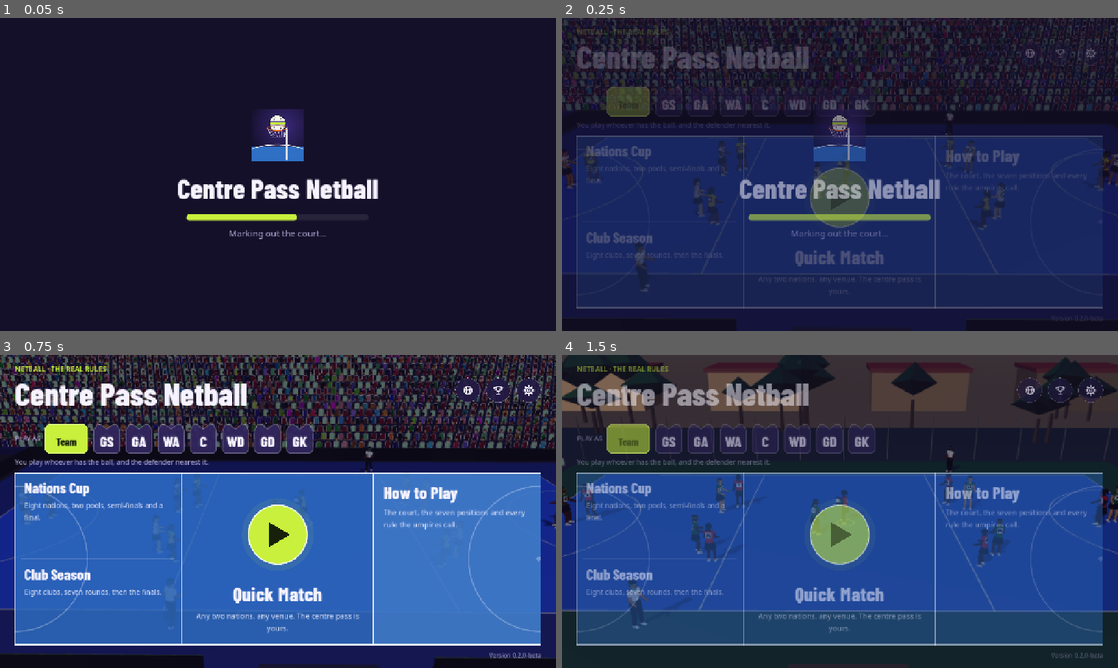
Above: before the commit, frames 1-4 (two rows, left to right).
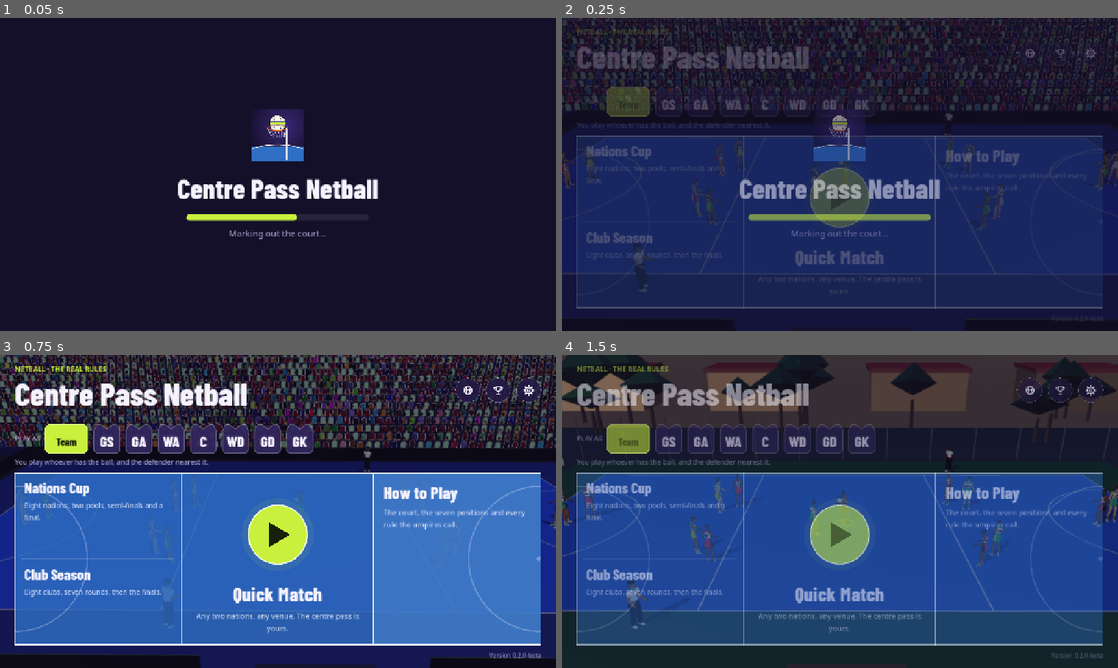
Above: after the commit, the same moments.

Repository: joshnason8-lab/ghost-kit-pages
Game: Godot game, scene res://main.tscn
The game is run twice, just before and just after one commit, with the same random seed, the same clock (stepped at 60 frames per second) and the same inputs.
Inputs (mouse positions are in pixels of both pictures, inside the frame that each line leads up to):
- Up to frame 1 (0.05 s): no input
- Up to frame 2 (0.25 s): no input
- Up to frame 3 (0.75 s): tap Enter at 0.5 s; move the mouse to (400, 495) at 0.52 s; hold D from 0.53 s (still down); tap J at 0.6 s; click (400, 495) at 0.67 s
- Up to frame 4 (1.5 s): tap Space at 0.77 s; release D at 1.25 s; click (589, 380) at 1.25 s

Frame 1 is identical in both runs. In frame 2, 2.5% of the frame differs, in the area x 0-100%, y 0-100%; in frame 3, 13%; in frame 4, 1.8%.

Commit message:
The players are the owner's model, running with the Mixamo Fast_Run
HeroBody (game/hero_body.gd) draws the 14 players with the baked model on ToonBody's skeleton: its shader paints
the dress's navy in the team's dress colour and the light blue panels in the trim, keeps the white socks and
shoes, tints skin and hair per player, and paints the bib with the position's letters front and back from the
rest position in UV2 (no extra draw call). ToonBody takes per-model offsets, Quaternion poses and hands the
outline to the players' materials; umpires keep it.

Moving players take legs and body from Walking, Running and Fast_Run, blended by speed and phase-locked to the
stride; free arms too, while catches, passes, marking and holding keep the code's arms. Tests: the model, the
umpire, the bib's letters, the run clip at speed, the sprint's phase. tests/player_view.tscn shows the model up
close; screenshots.gd takes an optional graphics level; hero.json goes into the exports. Perf (arena): Low 94
draw calls / 33k triangles, Medium 110 / 196k, High 147 / 405k.

Co-Authored-By: Claude Opus 5.5 <noreply@anthropic.com>
Claude-Session: https://claude.ai/code/session_017CzG23FxV2MAZaGUFTP3f3

Diff:
--- a/netball-game/game/body.gd
+++ b/netball-game/game/body.gd
@@ -1,5 +1,6 @@
 class_name ToonBody
 extends Node3D
+## The umpires' figure (the players are HeroBody, the owner's model, on this same skeleton and its poses).
 ## A netball player built in code: a skinned mesh on a Skeleton3D (the same humanoid bones as Takraw Smash's bodies,
 ## so a Meshy model rigged to those names can take its place, docs/MESHY_BRIEF.md), posed each frame from joint angles
 ## (Poses). A woman's build: a fitted playing dress with a short flared skirt, compression shorts under it, a bib with
@@ -39,10 +40,12 @@
 var look := {}          # skin, dress, trim, bib, shoe, hair (Colors), hair_style (int), height (m), pos (bib letters)
 var pose := {}
 var _idx := {}
-var _rest := {}
+var _rest := {}         # bone -> rest position (model space)
+var _hips := Vector3.ZERO
 
 static var _toon_mat: ShaderMaterial
 static var _outline_mat: ShaderMaterial
+static var _also_outlined := []   # other bodies' materials that take the outline with _toon_mat (HeroBody's)
 static var _cache := {}  # look key -> ArrayMesh
 
 
@@ -53,6 +56,7 @@
 func _ready() -> void:
 	skeleton = Skeleton3D.new()
 	add_child(skeleton)
+	var off := _offsets()
 	var acc := {}
 	for i in BONES.size():
 		var b: Array = BONES[i]
@@ -60,22 +64,34 @@
 		_idx[b[0]] = i
 		if int(b[1]) >= 0:
 			skeleton.set_bone_parent(i, int(b[1]))
-		skeleton.set_bone_rest(i, Transform3D(Basis.IDENTITY, b[2]))
-		skeleton.set_bone_pose_position(i, b[2])
-		acc[b[0]] = (acc[BONES[int(b[1])][0]] if int(b[1]) >= 0 else Vector3.ZERO) + b[2]
+		skeleton.set_bone_rest(i, Transform3D(Basis.IDENTITY, off[i]))
+		skeleton.set_bone_pose_position(i, off[i])
+		acc[b[0]] = (acc[BONES[int(b[1])][0]] if int(b[1]) >= 0 else Vector3.ZERO) + off[i]
 	_rest = acc
+	_hips = off[0]
 	var h := float(look.get("height", 1.75))
 	scale = Vector3.ONE * (h / 1.76)
 	mesh_instance = MeshInstance3D.new()
-	mesh_instance.mesh = _mesh()
 	mesh_instance.cast_shadow = GeometryInstance3D.SHADOW_CASTING_SETTING_ON if Game.shadows_enabled() else GeometryInstance3D.SHADOW_CASTING_SETTING_OFF
 	skeleton.add_child(mesh_instance)
 	mesh_instance.skeleton = NodePath("..")
+	_dress()
+
+
+## Each bone's offset from its parent at rest (HeroBody: the owner's model's own).
+func _offsets() -> Array:
+	return BONES.map(func(b): return b[2])
+
+
+## The mesh and its material.
+func _dress() -> void:
+	mesh_instance.mesh = _mesh()
 	mesh_instance.material_override = material(int(Game.settings.graphics) > Game.GFX_LOW)
 
 
 ## The shared cel-shaded material (with its outline pass on Medium and High). Parts are coloured by vertex; the bib's
-## letters come from the strip, inked dark on a light bib and light on a dark one.
+## letters come from the strip, inked dark on a light bib and light on a dark one. The players' own materials
+## (HeroBody, in _also_outlined) take the outline on and off with it.
 static func material(outline: bool) -> ShaderMaterial:
 	if _toon_mat == null:
 		var sh := Shader.new()
@@ -115,11 +131,8 @@
 """
 		_outline_mat = ShaderMaterial.new()
 		_outline_mat.shader = osh
-	if outline:
-		if _toon_mat.next_pass == null:
-			_toon_mat.next_pass = _outline_mat
-	else:
-		_toon_mat.next_pass = null
+	for m: ShaderMaterial in [_toon_mat] + _also_outlined:
+		m.next_pass = _outline_mat if outline else null
 	return _toon_mat
 
 
@@ -135,16 +148,19 @@
 	return skeleton.global_transform * skeleton.get_bone_global_pose(i).origin
 
 
-## Puts the skeleton in the pose (bone -> degrees), with hips_y lifting the body (m).
+## Puts the skeleton in the pose (bone -> degrees, or a Quaternion: the clips), with hips_y lifting the body (m).
 func apply(p: Dictionary) -> void:
 	pose = p
 	if skeleton == null:
 		return
 	for i in BONES.size():
 		var n: String = BONES[i][0]
-		var e: Vector3 = p.get(n, Vector3.ZERO)
-		skeleton.set_bone_pose_rotation(i, Basis.from_euler(Vector3(deg_to_rad(e.x), deg_to_rad(e.y), deg_to_rad(e.z)), EULER_ORDER_YXZ).get_rotation_quaternion())
-	skeleton.set_bone_pose_position(0, BONES[0][2] + Vector3(0, float(p.get("hips_y", 0.0)), float(p.get("hips_fwd", 0.0))))
+		var e: Variant = p.get(n, Vector3.ZERO)
+		if e is Quaternion:
+			skeleton.set_bone_pose_rotation(i, e)
+		else:
+			skeleton.set_bone_pose_rotation(i, Basis.from_euler(Vector3(deg_to_rad(e.x), deg_to_rad(e.y), deg_to_rad(e.z)), EULER_ORDER_YXZ).get_rotation_quaternion())
+	skeleton.set_bone_pose_position(0, _hips + Vector3(0, float(p.get("hips_y", 0.0)), float(p.get("hips_fwd", 0.0))))
 
 
 # ---------------------------------------------------------------- the mesh
--- /dev/null
+++ b/netball-game/game/hero_body.gd
@@ -0,0 +1,210 @@
+class_name HeroBody
+extends ToonBody
+## A netball player drawn with the owner's model (assets/player, baked by tools/player): a textured player in a
+## netball dress, on the same seventeen bones as ToonBody, so every pose in Poses plays on her unchanged, and the
+## Mixamo clips (hero.json "clips": the model's own Walking and Running, and Fast_Run, the sprint shared with Hurling)
+## are poses on those bones too. One model for all fourteen: the shader paints her team's colours over the dress's
+## navy and the light blue of its panels (the mask says where the dress, the trim, the hair and the skin are), keeps
+## the white of the socks and shoes, gives her own skin tone and hair, and paints the bib with her position's letters
+## on the front and back of the chest from where each point sits at rest (UV2), so the bib costs no extra draw call
+## and never comes off the body. Umpires keep ToonBody.
+
+const DIR := "res://assets/player/"
+## The bib, in the rest stance (m): its top and bottom against the chest joint, and its half width.
+const BIB_TOP := 0.04
+const BIB_BOTTOM := -0.185
+const BIB_HALF := 0.118
+
+static var _data := {}
+static var _meshes := []        # [hi, lo]
+static var _shader: Shader
+static var _albedo: Texture2D
+static var _kit: Texture2D
+static var _letters: Texture2D
+static var _mats := {}          # look key -> ShaderMaterial
+static var _q := {}             # clip -> its frames as Quaternions
+
+
+## The baked model's data (offsets, the torso, clips, the kit's mean colours), loaded once.
+static func data() -> Dictionary:
+	if _data.is_empty():
+		_data = JSON.parse_string(FileAccess.get_file_as_string(DIR + "hero.json"))
+	return _data
+
+
+## How long one cycle of a looped clip is (s).
+static func cycle(name: String) -> float:
+	var c: Dictionary = data().clips[name]
+	return float(c.frames.size() - 1) / float(c.fps)
+
+
+## A clip at t seconds (looped if loop): [each of ToonBody.BONES' turns as a Quaternion, the hips' lift (m)];
+## between two frames each bone turns the short way.
+static func clip_pose(name: String, t: float, loop := false) -> Array:
+	if not _q.has(name):
+		_q[name] = _frames(name)
+	var frames: Array = _q[name]
+	var n := frames.size()
+	var f := t * float(data().clips[name].fps)
+	f = fposmod(f, float(n - 1)) if loop else clampf(f, 0.0, float(n - 1))
+	var i := mini(int(f), n - 2)
+	var w := f - i
+	var a: Array = frames[i]
+	var b: Array = frames[i + 1]
+	var turns := []
+	turns.resize(BONES.size())
+	for j in BONES.size():
+		turns[j] = (a[j] as Quaternion).slerp(b[j], w)
+	return [turns, lerpf(a[BONES.size()], b[BONES.size()], w)]
+
+
+## A looped stride clip at a stride phase (0-1 a stride pair; the left thigh furthest forward at 1/4, as in
+## Poses.run), so the clip's feet keep the pace the player's speed sets.
+static func stride_pose(name: String, phase: float) -> Array:
+	var c: Dictionary = data().clips[name]
+	return clip_pose(name, float(c.left_forward) + (phase - 0.25) * cycle(name), true)
+
+
+## A clip's frames as Quaternions (the file keeps degrees), made once: [17 turns..., hips_y] a frame.
+static func _frames(name: String) -> Array:
+	var out := []
+	for fr: Dictionary in data().clips[name].frames:
+		var row := []
+		for bn in BONES:
+			var e: Array = fr[bn[0]]
+			row.append(turn(Vector3(e[0], e[1], e[2])))
+		row.append(float(fr.hips_y))
+		out.append(row)
+	return out
+
+
+## A pose's turn as a Quaternion, whether it is held as degrees (Euler YXZ) or already a Quaternion.
+static func turn(v: Variant) -> Quaternion:
+	if v is Quaternion:
+		return v
+	var e: Vector3 = v * (PI / 180.0)
+	return Basis.from_euler(e, EULER_ORDER_YXZ).get_rotation_quaternion()
+
+
+func _offsets() -> Array:
+	var off: Dictionary = data().offsets
+	var out := []
+	for b in BONES:
+		var a: Array = off[b[0]]
+		out.append(Vector3(a[0], a[1], a[2]))
+	return out
+
+
+func _dress() -> void:
+	if _meshes.is_empty():
+		_meshes = [load(DIR + "hero_hi.res"), load(DIR + "hero_lo.res")]
+	var low := int(Game.settings.graphics) == Game.GFX_LOW
+	mesh_instance.mesh = _meshes[1 if low else 0]
+	var mat := _material()
+	# The outline as the umpires have it, on Medium and High (ToonBody.material switches it with theirs).
+	mat.next_pass = ToonBody.material(not low).next_pass
+	mesh_instance.material_override = mat
+
+
+func _material() -> ShaderMaterial:
+	var key := "%s|%s|%s|%s|%s|%s" % [look.get("dress"), look.get("trim"), look.get("bib"), look.get("skin"),
+		look.get("hair"), look.get("pos", "")]
+	if _mats.has(key):
+		return _mats[key]
+	if _shader == null:
+		_shader = Shader.new()
+		_shader.code = SHADER
+		_albedo = load(DIR + "hero_albedo.jpg")
+		_kit = load(DIR + "hero_mask.png")
+		_letters = load("res://assets/ui/bib_letters.png")
+	var mat := ShaderMaterial.new()
+	mat.shader = _shader
+	mat.set_shader_parameter("albedo", _albedo)
+	mat.set_shader_parameter("kit", _kit)
+	mat.set_shader_parameter("letters", _letters)
+	mat.set_shader_parameter("dress", look.get("dress", Color("2f6fc4")))
+	mat.set_shader_parameter("trim", look.get("trim", Color.WHITE))
+	mat.set_shader_parameter("skin", look.get("skin", Color("c48f62")))
+	mat.set_shader_parameter("hair", look.get("hair", Color("1a1410")))
+	var bib: Color = look.get("bib", Color("f4f4f4"))
+	mat.set_shader_parameter("bib", bib)
+	mat.set_shader_parameter("ink", Color(0.07, 0.07, 0.09) if bib.get_luminance() > 0.5 else Color(0.97, 0.97, 0.97))
+	mat.set_shader_parameter("letter", LETTERS.find(String(look.get("pos", ""))))
+	var ref: Dictionary = data().ref
+	for k in ["dress", "trim", "hair", "skin"]:
+		var c: Array = ref[k]
+		mat.set_shader_parameter("ref_" + k, Color(c[0], c[1], c[2]))
+	var torso: Dictionary = data().torso
+	var cy := float(torso.chest_y)
+	mat.set_shader_parameter("bib_box", Vector4(BIB_HALF, cy + BIB_BOTTOM, cy + BIB_TOP, float(torso.mid_z)))
+	_mats[key] = mat
+	_also_outlined.append(mat)
+	return mat
+
+
+## The kit's shader: the texture lit as the cel-shaded umpires are (a soft step from the sun, a rim), with the team's
+## colours in place of the model's navy and light blue, scaled by the texture's own light and dark; her skin tone
+## and hair; and the bib, painted from the rest position (UV2: x, y; the vertex colour's blue: z, front or back).
+const SHADER := """
+shader_type spatial;
+render_mode unshaded, cull_back;
+uniform sampler2D albedo : source_color, filter_linear_mipmap;
+uniform sampler2D kit : filter_linear;   // no mipmaps: the atlas's small islands would run into each other far away
+uniform sampler2D letters : source_color, filter_linear_mipmap;
+uniform vec3 dress : source_color;
+uniform vec3 trim : source_color;
+uniform vec3 skin : source_color;
+uniform vec3 hair : source_color;
+uniform vec3 bib : source_color;
+uniform vec3 ink : source_color;
+uniform vec3 ref_dress : source_color;
+uniform vec3 ref_trim : source_color;
+uniform vec3 ref_hair : source_color;
+uniform vec3 ref_skin : source_color;
+uniform int letter = -1;
+uniform vec4 bib_box = vec4(0.11, 1.17, 1.38, -0.044);   // half width, bottom, top, the torso's middle (z)
+uniform vec3 light_dir = vec3(0.35, 0.85, 0.4);
+uniform float shade = 0.72;
+varying vec3 wn;
+varying vec3 rp;
+
+float lum(vec3 c) { return dot(c, vec3(0.2126, 0.7152, 0.0722)); }
+// The texture's light and dark kept, but softened (an offset under both, so the flecks in a dark navy do not become
+// stains on a light colour).
+vec3 paint(vec3 tex, vec3 to, vec3 from) { return to * clamp((lum(tex) + 0.15) / (lum(from) + 0.15), 0.6, 1.3); }
+
+void vertex() {
+	wn = normalize((MODEL_MATRIX * vec4(NORMAL, 0.0)).xyz);
+	rp = vec3(UV2.x, UV2.y, (COLOR.b - 0.5) * 1.6);
+}
+
+void fragment() {
+	vec3 t = texture(albedo, UV).rgb;
+	vec4 m = texture(kit, UV);
+	vec3 c = t;
+	c = mix(c, paint(t, dress, ref_dress), m.r);
+	c = mix(c, paint(t, trim, ref_trim), m.g);
+	c = mix(c, paint(t, hair, ref_hair), m.b);
+	c = mix(c, paint(t, skin, ref_skin), m.a);
+	// The bib: a panel on the front and the back of the chest, her position's letters on it, the right way round
+	// from whichever side she is seen.
+	float hw = bib_box.x;
+	if (abs(rp.x) < hw && rp.y > bib_box.y && rp.y < bib_box.z && m.a < 0.5) {
+		float face = rp.z > bib_box.w ? 1.0 : -1.0;
+		float u = (rp.x * face + hw) / (2.0 * hw);
+		float v = (bib_box.z - rp.y) / (bib_box.z - bib_box.y);
+		vec3 b = bib;
+		if (letter >= 0) {
+			float lu = clamp((u - 0.07) / 0.86, 0.0, 1.0);
+			float lv = clamp((v - 0.05) / 0.9, 0.0, 1.0);
+			float a = texture(letters, vec2((float(letter) + lu) / 7.0, lv)).a;
+			b = mix(b, ink, a);
+		}
+		c = b;
+	}
+	float d = dot(normalize(wn), normalize(light_dir));
+	float k = mix(shade, 1.0, smoothstep(-0.35, 0.3, d));
+	float rim = pow(1.0 - clamp(dot(NORMAL, VIEW), 0.0, 1.0), 3.0) * 0.18;
+	ALBEDO = c * k + rim * 0.5;
+}
+"""
--- a/netball-game/game/player.gd
+++ b/netball-game/game/player.gd
@@ -47,6 +47,8 @@
 var was_offside := false     # offside last frame (an offside is called when she steps in, not while she walks out)
 var fenced := true           # she keeps to her areas (the AI always; you with Keep me onside): she pulls up at a line
                              # rather than running over it
+var clip_body := 0.0         # how much of her legs and body the stride clips take now (0-1), eased
+var clip_arms := 0.0         # and of her arms
 var _pose := {}
 var _airborne := 0.0
 
@@ -61,7 +63,7 @@
 	var t := DB.team(String(data.team))
 	var c1: Color = t.get("c1", Color.WHITE)
 	var c2: Color = t.get("c2", Color.BLACK)
-	body = ToonBody.new({"skin": Color(String(data.skin)), "dress": c1, "trim": c2, "bib": DB.bib_colour(String(data.team)),
+	body = HeroBody.new({"skin": Color(String(data.skin)), "dress": c1, "trim": c2, "bib": DB.bib_colour(String(data.team)),
 		"shoe": Color("f3f1ee"), "hair": Color("15100c") if int(data.hair) != 2 else Color("2a1d14"),
 		"hair_style": int(data.hair), "height": float(data.height), "pos": pos})
 	add_child(body)
@@ -172,8 +174,40 @@
 			want = Poses.blend(Poses.ready(0.9), want, (spd - 0.3) / 0.9)
 	var k := 1.0 - exp(-14.0 * dt)
 	_pose = Poses.blend(_pose, want, k)
+	# On her feet and moving, the legs and body (and, when they are free, the arms) come from the owner's Mixamo
+	# clips in step with her stride; what her arms are doing (a catch, a pass, marking) stays the code's pose.
+	var moving := spd > 0.3 and act in ["run", "ready", "mark"]
+	var arms_free := act == "run" or act == "ready"
+	var kc := 1.0 - exp(-8.0 * dt)
+	clip_body = lerpf(clip_body, smoothstep(0.3, 1.1, spd) if moving else 0.0, kc)
+	clip_arms = lerpf(clip_arms, clip_body if arms_free else 0.0, kc)
 	if body:
-		body.apply(_pose)
+		body.apply(_with_clips(_pose, spd) if clip_body > 0.01 and body is HeroBody else _pose)
+
+
+const _BODY_BONES := ["hips", "spine", "chest", "neck", "head", "thigh_l", "shin_l", "foot_l", "thigh_r", "shin_r", "foot_r"]
+const _ARM_BONES := ["upperarm_l", "forearm_l", "hand_l", "upperarm_r", "forearm_r", "hand_r"]
+
+
+## The stride clips at her speed, phase-locked to her stride: the model's own walk, then her run, then the sprint
+## (Fast_Run, shared with Hurling), each blended into the next; laid over the code pose p by clip_body and clip_arms.
+func _with_clips(p: Dictionary, spd: float) -> Dictionary:
+	var walk := HeroBody.stride_pose("Walking", stride_phase)
+	var jog := HeroBody.stride_pose("Running", stride_phase)
+	var sprint := HeroBody.stride_pose("Fast_Run", stride_phase)
+	var a := smoothstep(1.8, 3.2, spd)       # walk -> run
+	var b := smoothstep(4.0, 5.6, spd)       # run -> sprint
+	var out := p.duplicate()
+	for i in ToonBody.BONES.size():
+		var n: String = ToonBody.BONES[i][0]
+		var w := clip_body if n in _BODY_BONES else clip_arms
+		if w <= 0.0:
+			continue
+		var q: Quaternion = (walk[0][i] as Quaternion).slerp(jog[0][i], a).slerp(sprint[0][i], b)
+		out[n] = HeroBody.turn(p.get(n, Vector3.ZERO)).slerp(q, w)
+	var lift := lerpf(lerpf(float(walk[1]), float(jog[1]), a), float(sprint[1]), b)
+	out.hips_y = lerpf(float(p.get("hips_y", 0.0)), lift, clip_body)
+	return out
 
 
 func set_act(a: String, kind := "") -> void:
--- /dev/null
+++ b/netball-game/tests/player_view.gd
@@ -0,0 +1,92 @@
+extends Node3D
+## The players' model up close (game/hero_body.gd), saved as PNGs for checking by eye:
+##   xvfb-run -a godot --path . --rendering-driver opengl3 res://tests/player_view.tscn -- OUT_DIR [graphics 0-2]
+## lineup.png: a player of each of four teams from the front, the back and the side, standing ready, holding the
+## ball, catching high (close1.png, close2.png: nearer); run_<speed>.png: one stride pair of the run at walking,
+## jogging and sprinting speeds in eight stills, the clips as the match lays them over her pose.
+
+const TEAMS := ["AUS", "ENG", "NZL", "MWI"]
+
+
+func _ready() -> void:
+	var a := OS.get_cmdline_user_args()
+	var out: String = a[0] if a.size() > 0 else "user://player_view"
+	DirAccess.make_dir_recursive_absolute(out)
+	Game.main = self
+	Game.settings.sound = false
+	Game.settings.graphics = int(a[1]) if a.size() > 1 else Game.GFX_HIGH
+	ToonBody.material(int(Game.settings.graphics) > Game.GFX_LOW)
+	get_tree().root.size = Vector2i(1920, 1080)
+	var env := WorldEnvironment.new()
+	var e := Environment.new()
+	e.background_mode = Environment.BG_COLOR
+	e.background_color = Color("3b6f8f")
+	env.environment = e
+	add_child(env)
+	var floor_mesh := MeshInstance3D.new()
+	var pm := PlaneMesh.new()
+	pm.size = Vector2(40, 40)
+	floor_mesh.mesh = pm
+	var fm := StandardMaterial3D.new()
+	fm.albedo_color = Color("c9a46c")
+	fm.shading_mode = BaseMaterial3D.SHADING_MODE_UNSHADED
+	floor_mesh.material_override = fm
+	add_child(floor_mesh)
+	var cam := Camera3D.new()
+	add_child(cam)
+	cam.fov = 34
+	# The lineup: four teams, each seen from the front, the back and the side, then holding and catching.
+	var ps := []
+	var x := -8.4
+	for ti in TEAMS.size():
+		var sq: Array = DB.squad(TEAMS[ti])
+		for v in 4:
+			var pl := Player.new(0, sq[(ti * 2 + v) % 7], ToonBody.LETTERS[(ti * 2 + v) % 7])
+			add_child(pl)
+			pl.position = Vector3(x, 0, 0)
+			pl.rotation.y = [0.0, PI, PI * 0.5, 0.3][v]
+			x += 1.1
+			ps.append(pl)
+	await get_tree().process_frame
+	for i in ps.size():
+		var pl: Player = ps[i]
+		var pose: Dictionary = [Poses.ready(0.9), Poses.ready(0.9), Poses.ready(0.9), Poses.hold() if i % 8 == 3 else Poses.catch_(1.0, 1.0)][i % 4]
+		pl.body.apply(pose)
+	cam.position = Vector3(0, 1.3, 15.5)
+	cam.look_at(Vector3(0, 0.95, 0))
+	await _shot(out, "lineup")
+	for ti in 2:
+		cam.position = Vector3(-6.75 + ti * 8.8, 1.1, 4.6)
+		cam.look_at(cam.position + Vector3(0, -0.15, -4.6))
+		await _shot(out, "close%d" % (ti + 1))
+	for pl in ps:
+		pl.queue_free()
+	# The run: walking (1.4 m/s), jogging (3.5) and sprinting (6.8), one stride pair in eight stills, side on.
+	ps = []
+	var sq2: Array = DB.squad("ENG")
+	for i in 8:
+		var pl := Player.new(0, sq2[i % 7], ToonBody.LETTERS[i % 7])
+		add_child(pl)
+		pl.position = Vector3(-6.3 + i * 1.8, 0, 0)
+		pl.rotation.y = PI * 0.5
+		ps.append(pl)
+	await get_tree().process_frame
+	cam.position = Vector3(0, 1.2, 15.0)
+	cam.look_at(Vector3(0, 0.8, 0))
+	for spd: float in [1.4, 3.5, 6.8]:
+		for i in 8:
+			var pl: Player = ps[i]
+			pl.stride_phase = i / 8.0
+			pl.clip_body = 1.0
+			pl.clip_arms = 1.0
+			pl.body.apply(pl._with_clips(Poses.run(pl.stride_phase, spd), spd))
+		await _shot(out, "run_%.1f" % spd)
+	get_tree().quit()
+
+
+func _shot(out: String, name: String) -> void:
+	for i in 3:
+		await get_tree().process_frame
+	await RenderingServer.frame_post_draw
+	get_viewport().get_texture().get_image().save_png(out.path_join(name + ".png"))
+	print("saved ", name)
--- /dev/null
+++ b/netball-game/tests/player_view.tscn
@@ -0,0 +1,6 @@
+[gd_scene load_steps=2 format=3]
+
+[ext_resource type="Script" path="res://tests/player_view.gd" id="1"]
+
+[node name="PlayerView" type="Node3D"]
+script = ExtResource("1")
--- a/netball-game/tests/screenshots.gd
+++ b/netball-game/tests/screenshots.gd
@@ -1,7 +1,7 @@
 extends Node
 ## A tour of the screens, saved as PNGs (for checking by eye, and for the store's pictures):
 ##   xvfb-run -a godot --path . --rendering-driver opengl3 res://tests/screenshots.tscn -- OUT_DIR [lang] [parts]
-## parts: menus,match (both by default).
+## parts: menus,match (both by default). A fourth argument sets the graphics: low, medium or high.
 
 var out := "user://shots"
 var lang := "en"
@@ -16,6 +16,9 @@
 		lang = args[1]
 	if args.size() > 2 and args[2] != "":
 		parts = Array(args[2].split(","))
+	if args.size() > 3:   # the graphics level: low, medium or high
+		Game.settings.graphics = ["low", "medium", "high"].find(args[3])
+		ToonBody.material(int(Game.settings.graphics) > Game.GFX_LOW)
 	DirAccess.make_dir_recursive_absolute(out)
 	Game.main = self
 	Game.settings.sound = false
--- a/netball-game/tests/test_runner.gd
+++ b/netball-game/tests/test_runner.gd
@@ -410,6 +410,26 @@
 	check(twice == 0, "each player's position written once a frame (%d frames otherwise)" % twice)
 	check(worst_jump <= 0.0001, "no player moves faster than she can run in a frame (worst over by %.3f m)" % worst_jump)
 	check(stride_bad == 0, "strides keep pace with speed")
+	# The players are the owner's model (HeroBody), the umpires the code-built figure; a running player's legs come
+	# from the Mixamo clips; her bib carries her position's letters.
+	var pl0: Player = m.players[0][0]
+	check(pl0.body is HeroBody and pl0.body.skeleton.get_bone_count() == ToonBody.BONES.size(), "a player is drawn with the owner's model, on the game's bones")
+	check(not (m.umpires[0].body is HeroBody), "an umpire keeps the code-built figure")
+	var mat: ShaderMaterial = pl0.body.mesh_instance.material_override
+	check(mat.get_shader_parameter("letter") == ToonBody.LETTERS.find(pl0.pos) and mat.get_shader_parameter("letters") != null, "her bib carries her position's letters (%s)" % pl0.pos)
+	var ran := false
+	for f in 300:
+		await get_tree().process_frame
+		for t in 2:
+			for pl in m.players[t]:
+				if pl.act == "run" and pl.vel.length() > 4.5 and pl.clip_body > 0.8 and pl.body.pose.get("thigh_l") is Quaternion:
+					ran = true
+		if ran:
+			break
+	check(ran, "a player running at speed takes her legs from the run clips")
+	var lf := HeroBody.stride_pose("Fast_Run", 0.25)
+	var lt: Vector3 = (lf[0][ToonBody.BONES.map(func(b): return b[0]).find("thigh_l")] as Quaternion) * Vector3.DOWN
+	check(lt.z > 0.25, "the sprint clip: the left thigh forward at the stride's phase 1/4 (%.2f)" % lt.z)
 	m.queue_free()
 	await frames(2)
 
Not shown, changed: netball-game/export_presets.cfg
Not shown, added: netball-game/game/hero_body.gd.uid
Not shown, added: netball-game/tests/player_view.gd.uid
Not shown, changed: netball-game/docs/MESHY_BRIEF.md
Not shown, changed: netball-game/docs/PROGRESS.md
